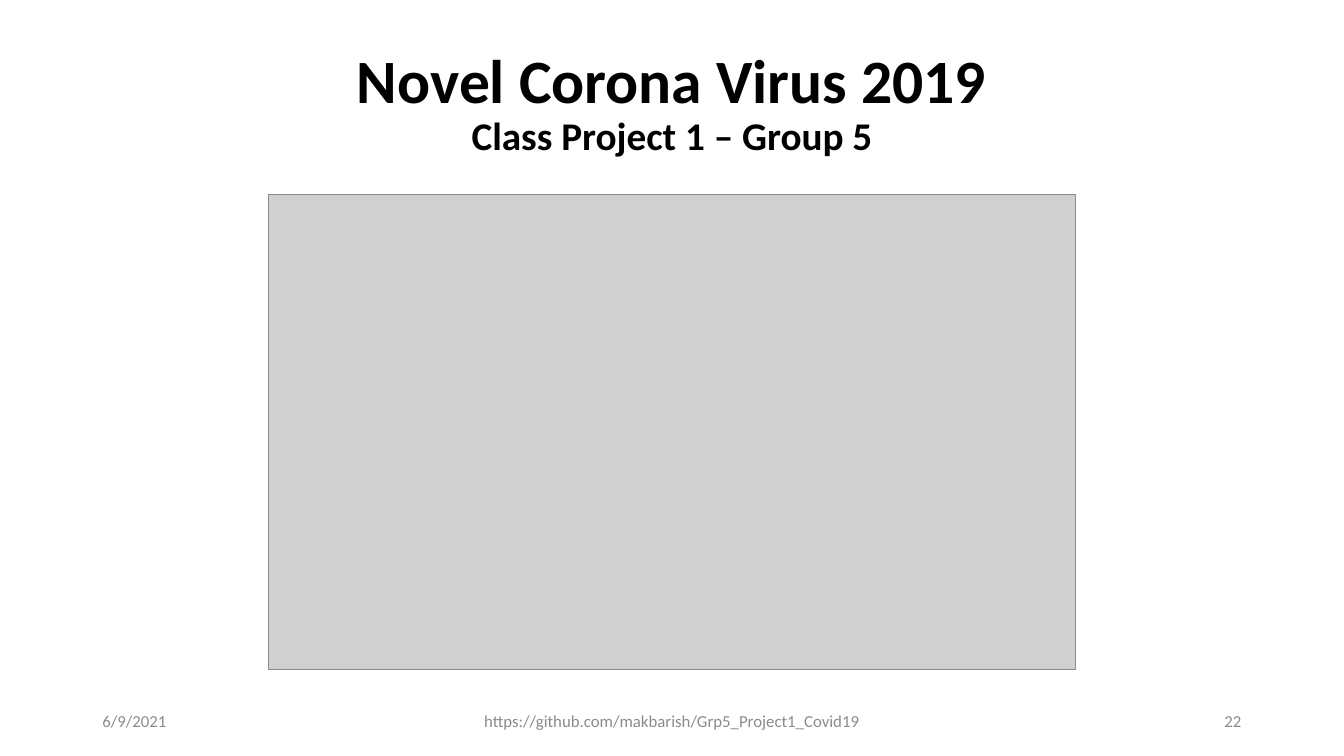
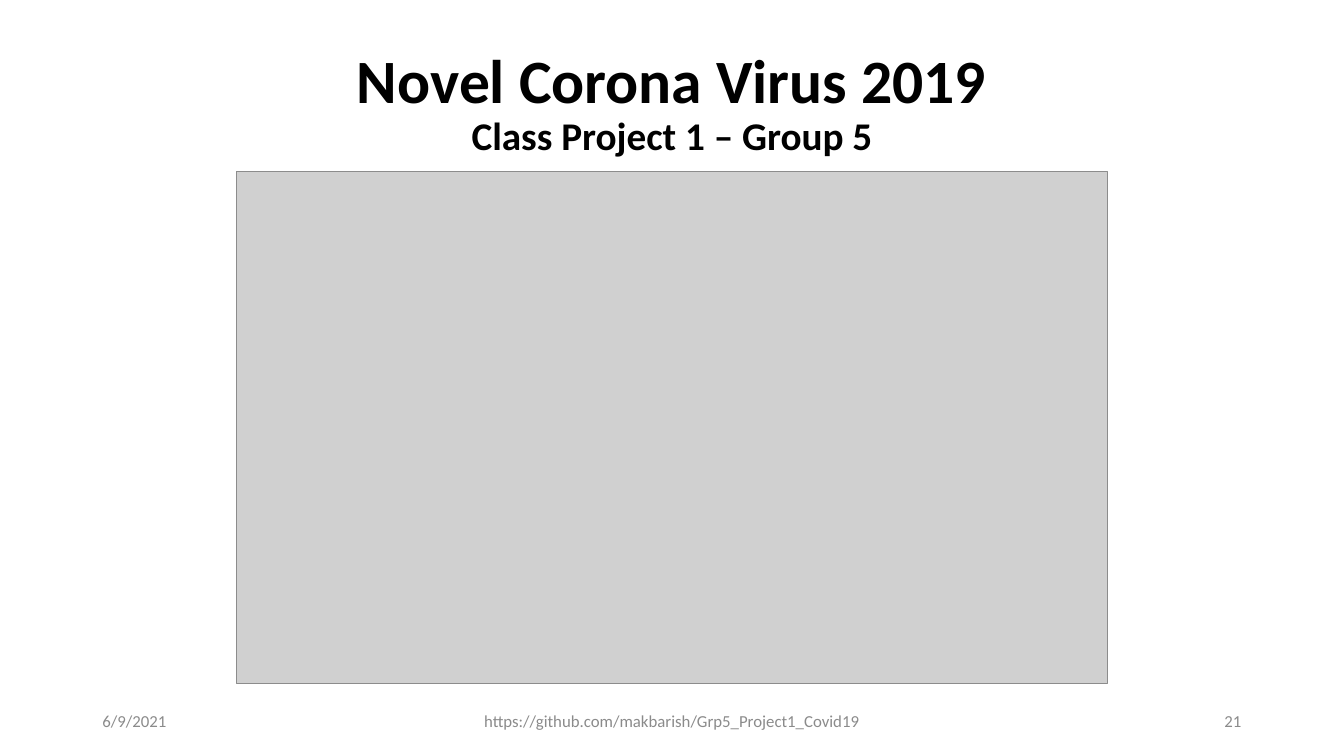
Before and after one commit to makbarish/Grp5_Project1_Covid19, a slide deck: slide 21 of Clay/Novel_Corona_Virus_2019_v3.pptx (slide 22 before the commit). Drawn at 1344x756 pixels with LibreOffice and Linux fonts; fonts in the diff are those of the drawing; grey boxes stand for pictures. Boxes give left, top, right and bottom in pixels: in the first picture for what was removed or moved away, otherwise in the second. Text is boxed around its words. In the diff, an @@ line names an element or a change of style, - is before the commit and + after.

```diff
--- a/Clay/Novel_Corona_Virus_2019_v3.pptx
+++ b/Clay/Novel_Corona_Virus_2019_v3.pptx
@@ picture: place and size @@
-picture at (268,195,1076,670)
+picture at (237,171,1108,685)
@@ page number at (1224,716,1241,727): text changed @@
-22
+21
```
Also in this commit, not shown: 6 other slides changed, 2 slides added, 7 other files.
